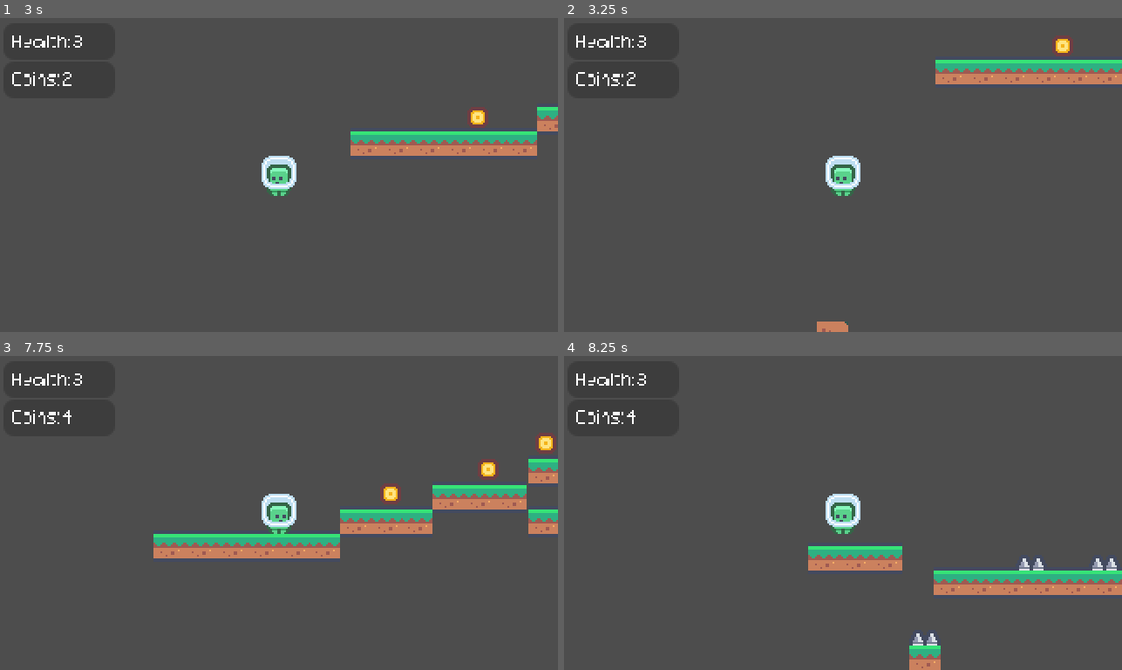
Above: before the commit, frames 1-4 (two rows, left to right).
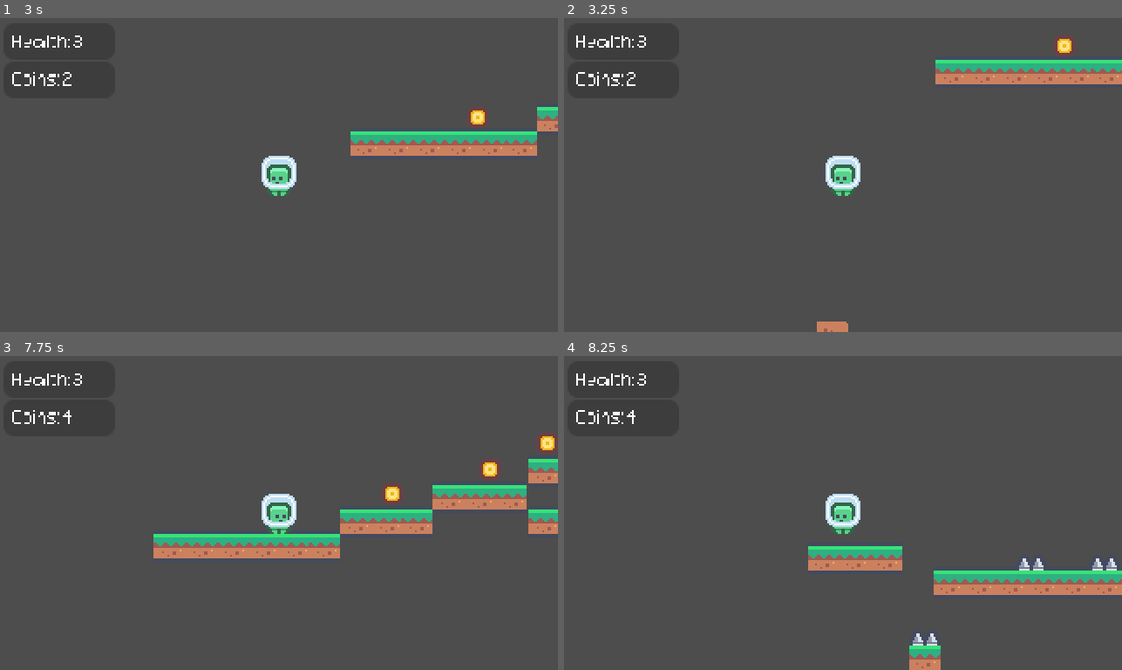
Above: after the commit, the same moments.

Repository: platz-halter/mario_clone
Game: Godot game, scene res://world.tscn
Same seed, same stepped clock (60 frames per second), same inputs: the game is played once before the commit and once after it.
Inputs:
- Up to frame 1 (3 s): tap Enter at 0.5 s; hold Shift (dash) 0.53-1.28 s; hold Right (ui_right) 0.53-2.03 s; tap Up (ui_up) at 0.77, 1.52 s; tap 1 (sys_level1) at 1.35 s; hold Left (ui_left) from 2.03 s (still down); tap 2 (sys_level2) at 2.1 s; tap Shift (dash) at 2.85 s
- Up to frame 2 (3.25 s): keep holding Left (ui_left); tap Up (ui_up) at 3.02 s
- Up to frame 3 (7.75 s): tap 1 (sys_level1) at 3.6, 5.85 s; tap Up (ui_up) at 3.77, 4.52, 6.02, 6.77, 7.52 s; release Left (ui_left) at 4.28 s; hold Right (ui_right) from 4.28 s (still down); tap 2 (sys_level2) at 4.35, 6.6 s; hold Shift (dash) 5.03-5.78 s; tap Space at 5.75 s; tap Shift (dash) at 7.35 s
- Up to frame 4 (8.25 s): release Right (ui_right) at 8.03 s; hold Left (ui_left) from 8.03 s (still down); tap 1 (sys_level1) at 8.1 s

Frame 1 is identical in both runs. In frame 2, 0.3% of the frame differs, in the area x 46-100%, y 5-100%; in frame 3, 0.8%, in the area x 27-100%, y 24-64%; in frame 4, nothing differs.

Commit message:
Removed tree debgug line

Diff:
--- a/world.gd
+++ b/world.gd
@@ -21,9 +21,7 @@
 
 func _ready(): #Executes on game start
 	player_bank = 0
-
 	load_level(level2)
-	print(get_tree_string_pretty())
 
 func _process(delta): #System UI
 	if Input.is_action_just_pressed("sys_exit"):
--- a/world.tscn
+++ b/world.tscn
@@ -5,10 +5,11 @@
 
 [node name="world" type="Node2D"]
 visibility_layer = 3
-position = Vector2(41, 23)
+position = Vector2(81.5546, 2.13681)
 script = ExtResource("1_ui034")
 
 [node name="No level" type="Node2D" parent="."]
+position = Vector2(-74, 33)
 
 [node name="Player" parent="." groups=["player"] instance=ExtResource("2_2jgat")]
 position = Vector2(-74, 33)
